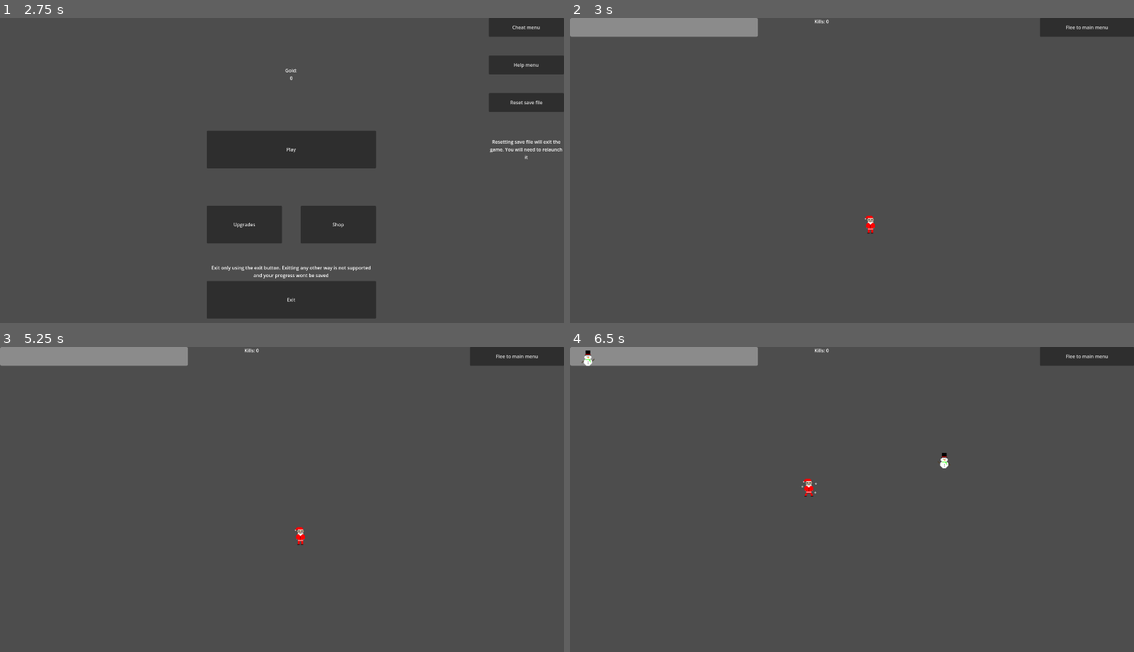
Above: before the commit, frames 1-4 (two rows, left to right).
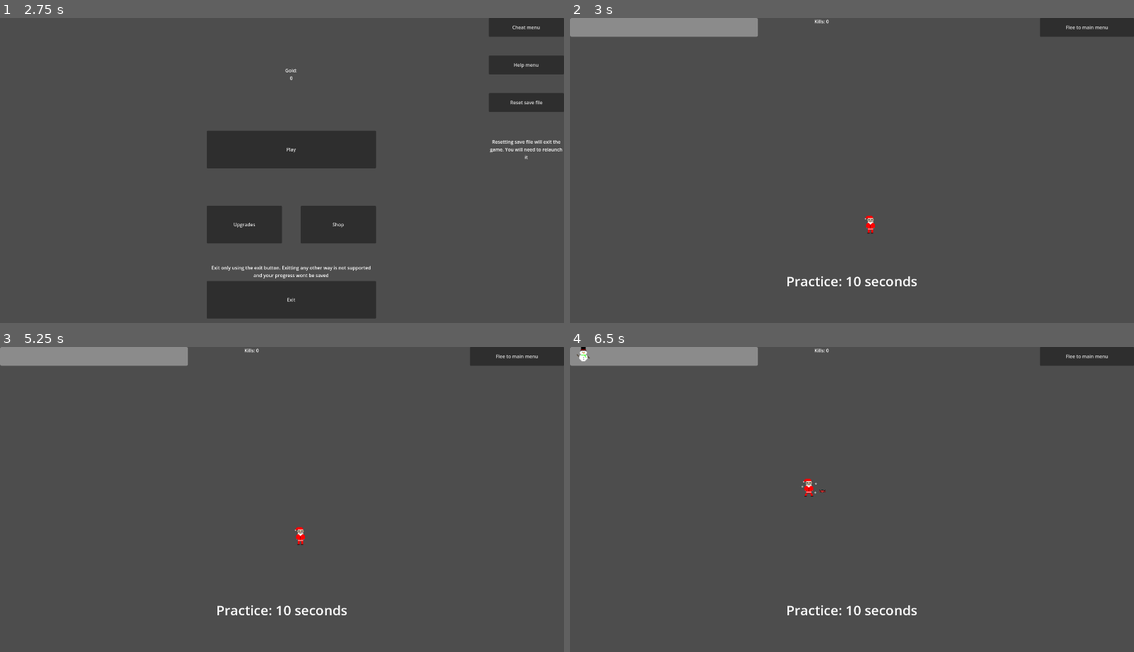
Above: after the commit, the same moments.

Repository: Mohit-Pala/Santa-Survivors
Game: Godot game, scene res://Game/Scenes/Ui/Load Game.tscn
Two runs of this game, one before a commit and one after it. Both use one fixed random seed, a clock stepped at 60 frames per second and the inputs below.
Inputs:
- Up to frame 1 (2.75 s): hold D (Right) 0.53-1.28 s; hold S (Down) 1.28-2.03 s; hold D (Right) from 2.03 s (still down)
- Up to frame 2 (3 s): release D (Right) at 2.75 s; click "Play" at 2.75 s
- Up to frame 3 (5.25 s): click "Flee to main menu" at 3.5 s; click "Play" at 4.25 s; tap Enter at 5 s; hold W (Up) from 5.03 s (still down)
- Up to frame 4 (6.5 s): release W (Up) at 5.78 s; hold A (Left) from 5.78 s (still down)

Frame 1 is identical in both runs. In frame 2, 0.3% of the frame differs, in the area x 38-62%, y 84-88%; in frame 3, 0.3%; in frame 4, 0.5%, in the area x 1-68%, y 0-88%.
Error in both runs: Invalid call. Nonexistent function 'changeLimitBreak' in base 'Node (upgrades.gd)'. (res://Game/Scripts/Ui/Load)

Commit message:
fixed grinch boss

Diff:
--- a/Game/Scenes/Main/Main.tscn
+++ b/Game/Scenes/Main/Main.tscn
@@ -42,9 +42,19 @@
 [node name="Enemy" type="Timer" parent="."]
 
 [node name="Boss" type="Timer" parent="."]
-wait_time = 5.0
+wait_time = 30.0
 one_shot = true
 autostart = true
+
+[node name="notify-send" type="Label" parent="."]
+offset_top = 704.0
+offset_right = 1920.0
+offset_bottom = 1088.0
+theme_override_font_sizes/font_size = 46
+text = "This is a notification"
+horizontal_alignment = 1
+vertical_alignment = 1
+autowrap_mode = 3
 
 [connection signal="pressed" from="Flee" to="." method="_on_flee_pressed"]
 [connection signal="timeout" from="Candy" to="." method="_on_candy_timeout"]
--- a/Game/Scripts/Enemies/Grinch.gd
+++ b/Game/Scripts/Enemies/Grinch.gd
@@ -45,7 +45,7 @@
 
 func _on_body_entered(body):
 	if(body.is_in_group("Player")):
-		Run.hit()
+		Run.changeHealth(1)
 	elif(body.is_in_group("Weapon")):
 		body.queue_free()
 		health -= 1
--- a/Game/Scripts/Global Variables/run.gd
+++ b/Game/Scripts/Global Variables/run.gd
@@ -24,6 +24,10 @@
 	charPosx = x
 	charPosy = y
 
+func changeHealth(new):
+	charHealth = new
+
+
 func reset():
 	enemiesKilled = 0
 	charHealth = 10 + Upgrades.health
--- a/Game/Scripts/Main/Main.gd
+++ b/Game/Scripts/Main/Main.gd
@@ -3,6 +3,7 @@
 var regenTimer
 # Called when the node enters the scene tree for the first time.
 func _ready():
+	notify_send("Practice: 10 seconds")
 	regenTimer = 10 * sin(4.5 / (Upgrades.regen + 3))
 	$Health.max_value = Run.charMaxHealth
 
@@ -10,11 +11,11 @@
 	$Regen.start(regenTimer)
 
 	# replace with variables
-	$Enemy.start(1)
-	$Candy.start(5)
+	$Enemy.start(1.5)
+	$Candy.start(2)
 
 	if(Shop.snowball):
-		$Snowball.start(1)
+		$Snowball.start(3)
 	if(Shop.healingTree):
 		$Tree.start(10)
 
@@ -84,7 +85,7 @@
 func _on_boss_timeout():
 	# stop all enemy timers
 	$Enemy.stop()
-
+	notify_send("Boss Fight\nKeep your distance")
 	# give 1 second before boss fight
 	await get_tree().create_timer(1).timeout
 
@@ -92,3 +93,9 @@
 	var grinch = load("res://Game/Scenes/Enemies/Grinch.tscn").instantiate()
 	add_child(grinch)
 	print("Spawned boss")
+
+func notify_send(message):
+	await get_tree().create_timer(0.1).timeout
+	$"notify-send".text = message
+	await get_tree().create_timer(3).timeout
+	$"notify-send".text = ""
